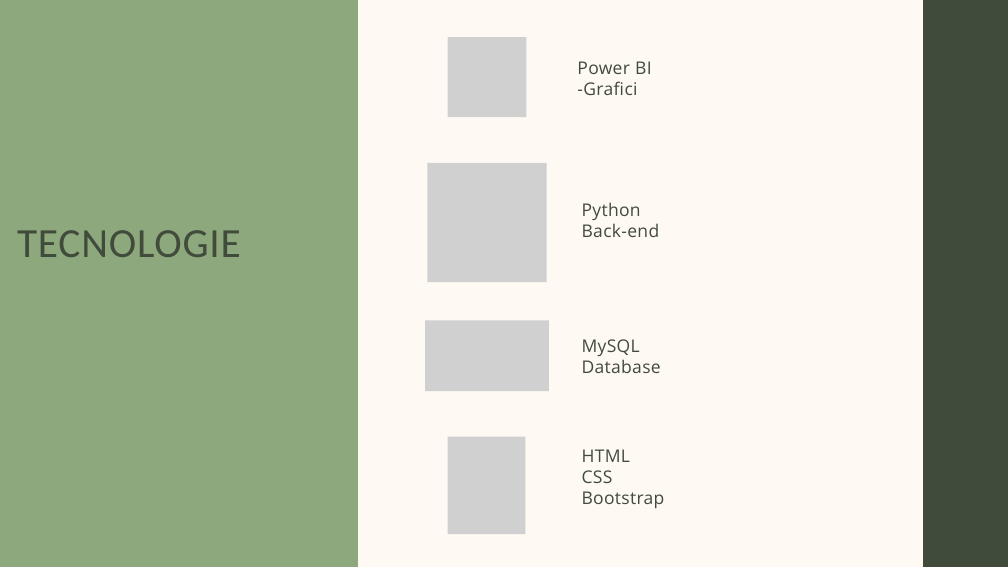
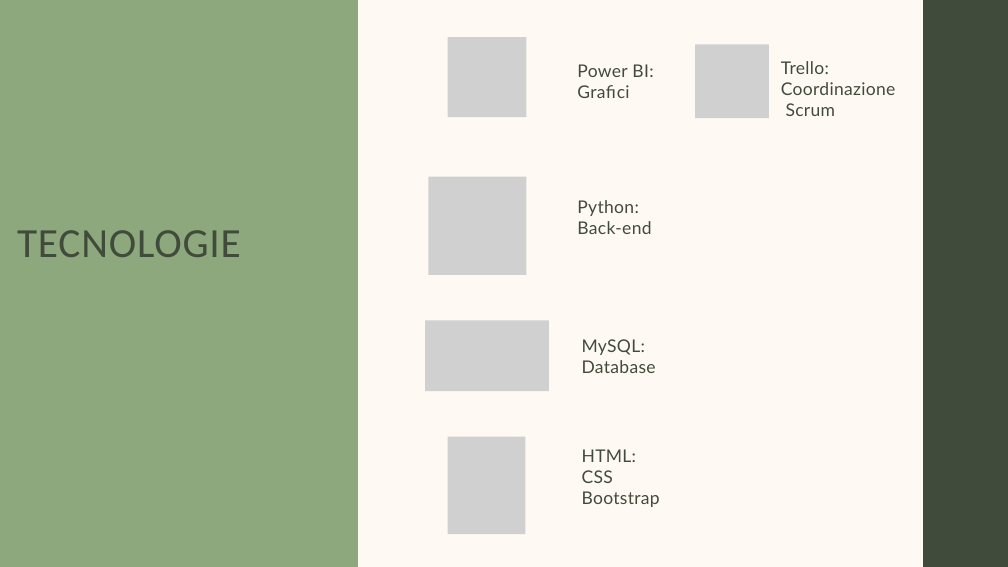
Before and after one commit to KKatowice/ProjectWork, a slide deck: slide 4 of presentazione/Presentazione ProjectWork-DrivenChoice.pptx. Drawn at 1008x567 pixels with LibreOffice and Linux fonts; fonts in the diff are those of the drawing; grey boxes stand for pictures. Boxes give left, top, right and bottom in pixels: in the first picture for what was removed or moved away, otherwise in the second. Text is boxed around its words. In the diff, an @@ line names an element or a change of style, - is before the commit and + after.

```diff
--- a/presentazione/Presentazione ProjectWork-DrivenChoice.pptx
+++ b/presentazione/Presentazione ProjectWork-DrivenChoice.pptx
@@ picture added at box(695, 44, 769, 118) @@
@@ text at box(577, 64, 653, 98): text changed; font Open Sans to Lato @@
-Power BI
--Grafici
+Power BI:
+Grafici
@@ text added at box(781, 61, 896, 116), 25 pt, text #414B3B @@
+Trello:
+Coordinazione
+Scrum
@@ picture: place and size @@
-picture at box(427, 163, 547, 282)
+picture at box(428, 177, 527, 275)
@@ text at box(577, 200, 638, 216): text changed; font Open Sans to Lato @@
-Python
+Python:
@@ text at box(577, 221, 651, 234): font Open Sans to Lato in "Back-end" @@
@@ text at box(582, 339, 645, 355): text changed; font Open Sans to Lato @@
-MySQL
+MySQL:
@@ text at box(582, 360, 656, 373): font Open Sans to Lato in "Database" @@
@@ text at box(582, 449, 636, 462): text changed; font Open Sans to Lato @@
-HTML
+HTML:
@@ text at box(582, 470, 660, 507): font Open Sans to Lato in "CSS", "Bootstrap" @@
```
Also in this commit, not shown: 6 other slides changed, 2 slides added, 1 slide removed.
